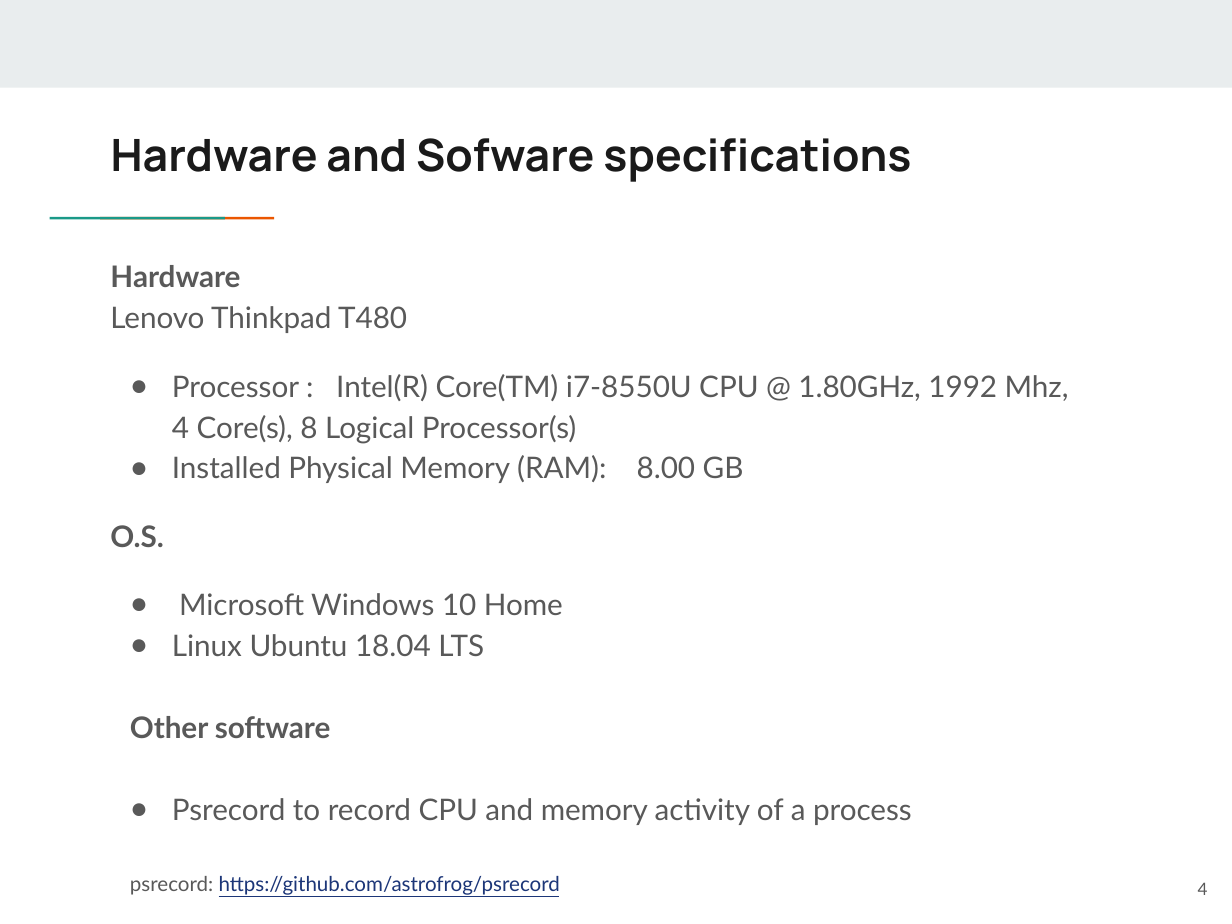
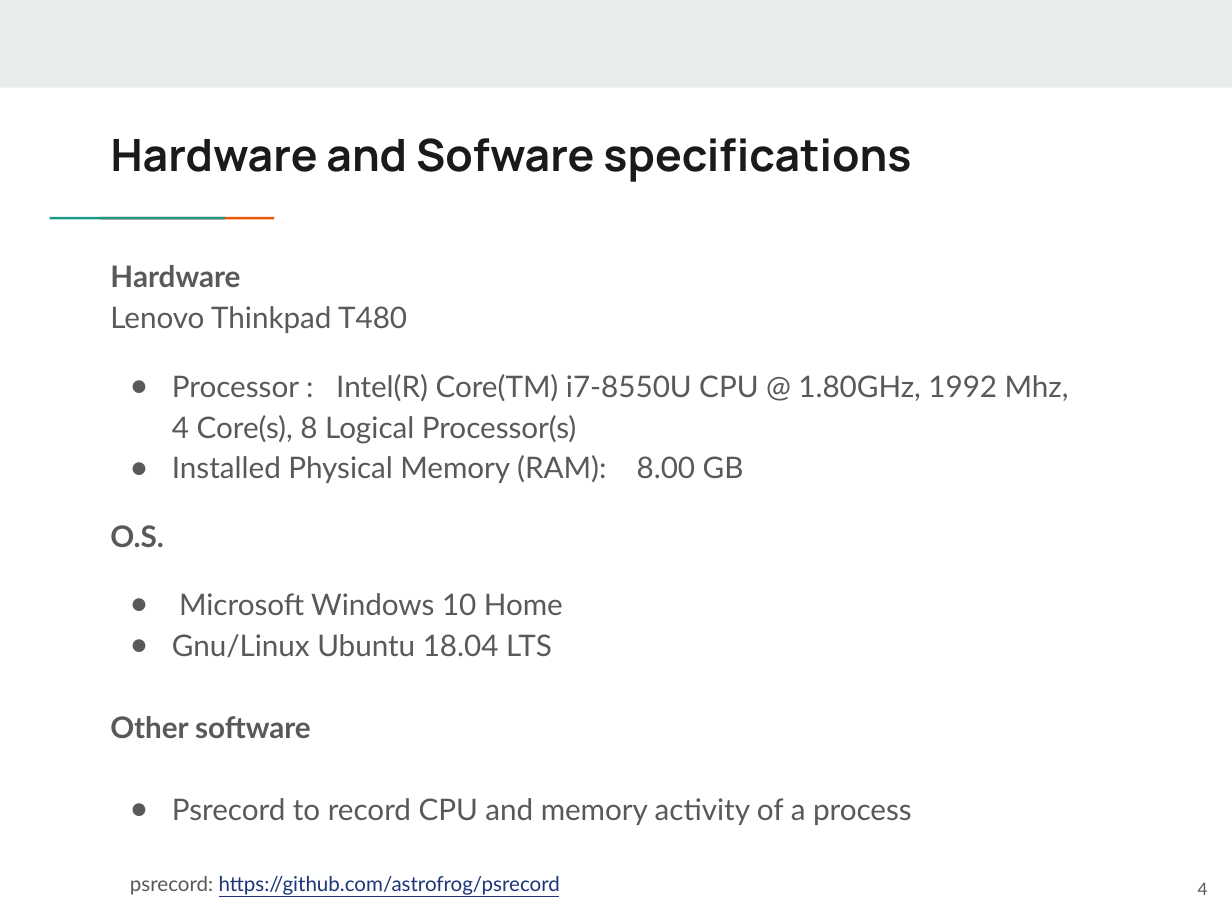
Before and after one commit to CarloRadice/MCSLinearSystemSolver, a slide deck: slide 4 of Carlo_Radice_807159_MCSLinearSystemSolver.pptx. Drawn at 1232x924 pixels with LibreOffice and Linux fonts; fonts in the diff are those of the drawing. Boxes give left, top, right and bottom in pixels: in the first picture for what was removed or moved away, otherwise in the second. Text is boxed around its words. In the diff, an @@ line names an element or a change of style, - is before the commit and + after.

Commit message:
modified presentation

```diff
--- a/Carlo_Radice_807159_MCSLinearSystemSolver.pptx
+++ b/Carlo_Radice_807159_MCSLinearSystemSolver.pptx
@@ text at [172, 634, 552, 658]: text changed @@
-● Linux Ubuntu 18.04 LTS
+● Gnu/Linux Ubuntu 18.04 LTS
@@ text at [110, 716, 311, 738]: indent changed @@
```
